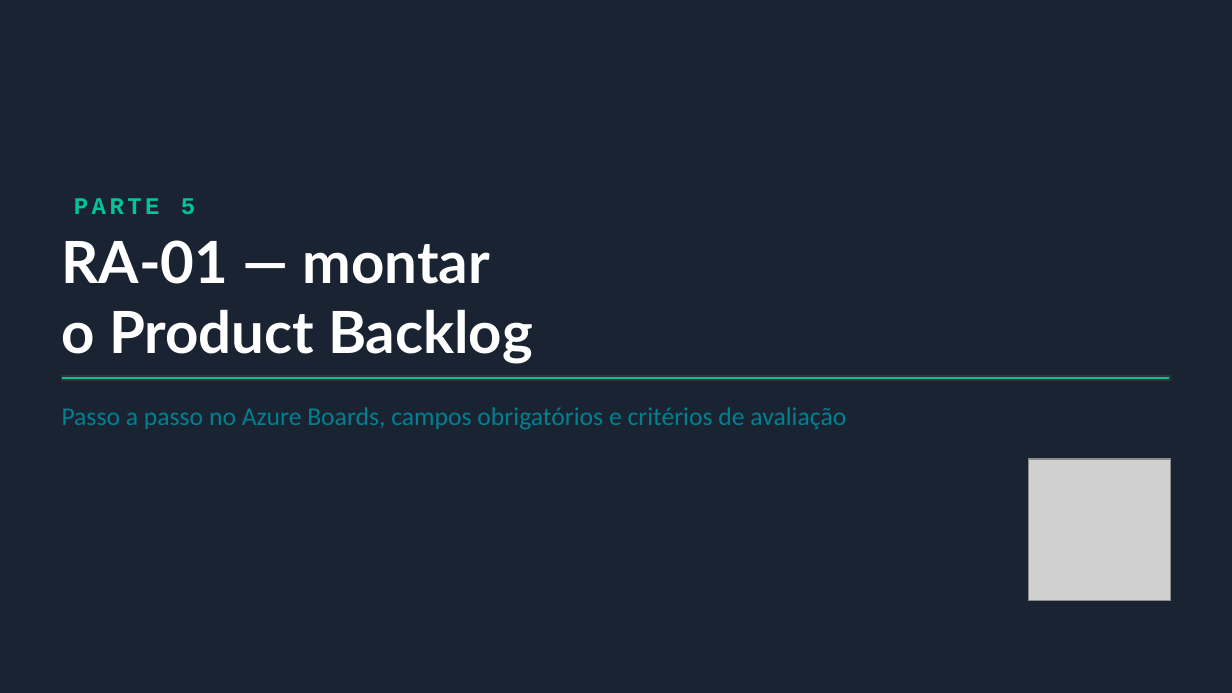
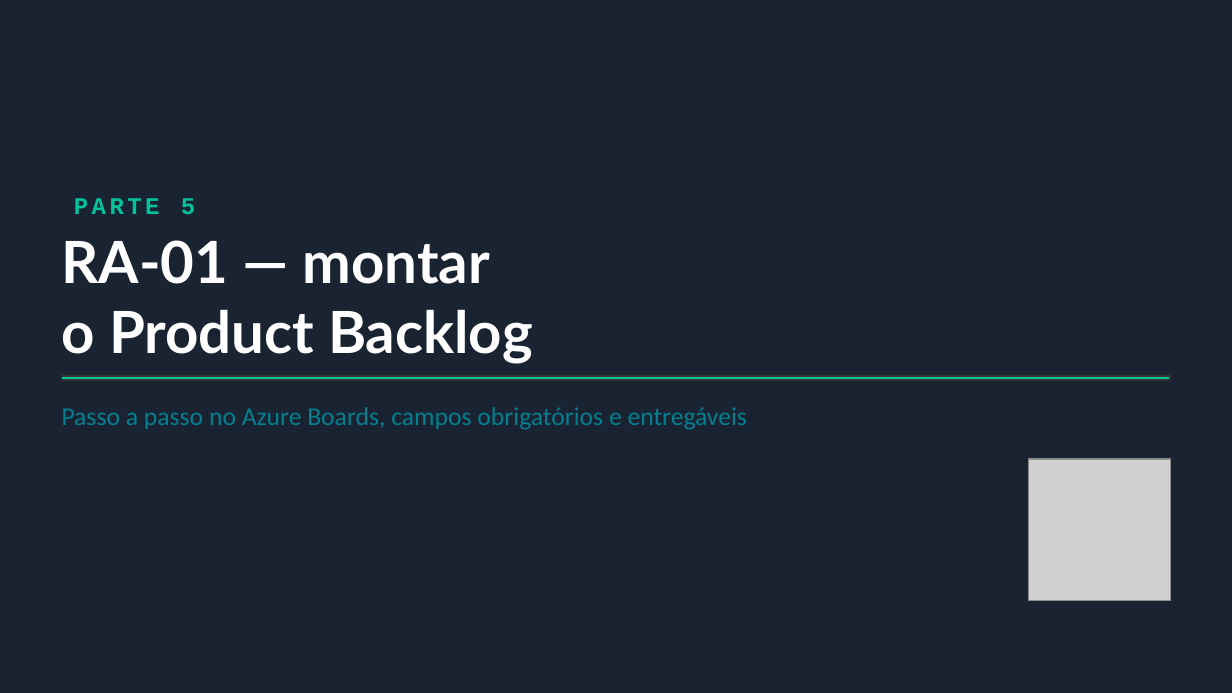
Before and after one commit to EngenhariaSoftwareAtual/atividade-requisitos-connexa, a slide deck: slide 30 of Azure_Boards_Product_Backlog.pptx. Drawn at 1232x693 pixels with LibreOffice and Linux fonts; fonts in the diff are those of the drawing; grey boxes stand for pictures. Boxes give left, top, right and bottom in pixels: in the first picture for what was removed or moved away, otherwise in the second. Text is boxed around its words. In the diff, an @@ line names an element or a change of style, - is before the commit and + after.

```diff
--- a/Azure_Boards_Product_Backlog.pptx
+++ b/Azure_Boards_Product_Backlog.pptx
@@ text at <box>62,407,747,429</box>: text changed @@
-Passo a passo no Azure Boards, campos obrigatórios e critérios de avaliação
+Passo a passo no Azure Boards, campos obrigatórios e entregáveis
```
Also in this commit, not shown: 1 other slide changed, 1 slide removed.
